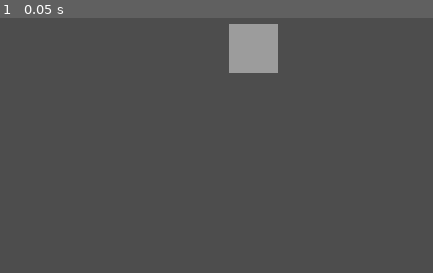
Above: before the commit, frame 1.
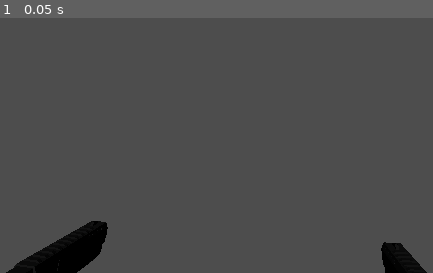
Above: after the commit, the same moment.

Repository: mpJunot/VrDuck
Game: Godot game, scene res://scenes/hunter.tscn
The game is run twice, just before and just after one commit, with the same random seed, the same clock (stepped at 60 frames per second) and the same inputs.
Inputs:
- Up to frame 1 (0.05 s): no input

The runs differ from the first frame. In frame 1, 5.5% of the frame differs, in the area x 1-99%, y 2-100%.

Commit message:
gun
gun gun

Diff:
--- a/project.godot
+++ b/project.godot
@@ -15,6 +15,10 @@
 config/features=PackedStringArray("4.2", "Forward Plus")
 config/icon="res://icon.svg"
 
+[filesystem]
+
+import/fbx/enabled=false
+
 [xr]
 
 openxr/enabled=true
--- a/scenes/hunter.tscn
+++ b/scenes/hunter.tscn
@@ -1,38 +1,32 @@
-[gd_scene load_steps=6 format=3 uid="uid://dsm7aiekhwnpx"]
+[gd_scene load_steps=3 format=3 uid="uid://b3mwtpvv1ud41"]
 
 [ext_resource type="Script" path="res://scripts/hunter.gd" id="1_88ndj"]
-
-[sub_resource type="BoxMesh" id="BoxMesh_ijogl"]
-
-[sub_resource type="BoxMesh" id="BoxMesh_r8y17"]
-
-[sub_resource type="Environment" id="Environment_6cttl"]
-
-[sub_resource type="CameraAttributesPractical" id="CameraAttributesPractical_3pnaq"]
+[ext_resource type="ArrayMesh" uid="uid://6r3xaris0rvf" path="res://assets/OBJ/Pistol_6.obj" id="2_xc072"]
 
 [node name="Hunter" type="Node3D"]
 script = ExtResource("1_88ndj")
 
-[node name="MeshInstance3D" type="MeshInstance3D" parent="."]
-transform = Transform3D(1, 0, 0, 0, 1, 0, 0, 0, 1, 0, 0, -6.5668)
-mesh = SubResource("BoxMesh_ijogl")
-
-[node name="MeshInstance3D2" type="MeshInstance3D" parent="."]
-transform = Transform3D(1, 0, 0, 0, 1, 0, 0, 0, 1, 0, 0, -11.5401)
-mesh = SubResource("BoxMesh_r8y17")
-
-[node name="WorldEnvironment" type="WorldEnvironment" parent="."]
-environment = SubResource("Environment_6cttl")
-camera_attributes = SubResource("CameraAttributesPractical_3pnaq")
-
-[node name="DirectionalLight3D" type="DirectionalLight3D" parent="WorldEnvironment"]
-
 [node name="XROrigin3D" type="XROrigin3D" parent="."]
+transform = Transform3D(-0.998734, 0.0124237, -0.0487534, 0.0214711, 0.981607, -0.189704, 0.0454997, -0.190511, -0.98063, -0.0678582, 0.450268, 2.44004)
 
 [node name="XRCamera3D" type="XRCamera3D" parent="XROrigin3D"]
+transform = Transform3D(1, 0, 0, 0, 1, 0, 0, 0, 1, 0, 1.7, 0)
 
 [node name="LeftHand" type="XRController3D" parent="XROrigin3D"]
+transform = Transform3D(1, 0, 0, 0, 1, 0, 0, 0, 1, -0.5, 1, -0.5)
 tracker = &"left_hand"
 
+[node name="MeshInstance3D" type="MeshInstance3D" parent="XROrigin3D/LeftHand"]
+transform = Transform3D(0.0170463, 0.0162934, 0.198605, -0.0438873, 0.194743, -0.0122097, -0.19438, -0.0425405, 0.0201736, -0.04, 0.0999998, -0.00500011)
+mesh = ExtResource("2_xc072")
+
 [node name="RightHand" type="XRController3D" parent="XROrigin3D"]
+transform = Transform3D(0.997461, -0.0712189, 0, 0.0712189, 0.997461, 0, 0, 0, 1, 0.398434, 1, -0.5)
 tracker = &"right_hand"
+
+[node name="MeshInstance3D" type="MeshInstance3D" parent="XROrigin3D/RightHand"]
+transform = Transform3D(0.0170463, 0.0162934, 0.198605, -0.0438873, 0.194743, -0.0122097, -0.19438, -0.0425404, 0.0201736, -0.04, 0.1, 0.099)
+mesh = ExtResource("2_xc072")
+
+[node name="DirectionalLight3D" type="DirectionalLight3D" parent="."]
+transform = Transform3D(0.998493, 0.0154759, 0.0526472, 0.00696381, -0.987387, 0.158174, 0.0544311, -0.157569, -0.986007, -0.000367761, 2.54117, -0.12218)
Binary file added: assets/FBX/Accessories/Bayonet.fbx
Binary file added: assets/FBX/Accessories/Bayonet_2.fbx
Binary file added: assets/FBX/Accessories/Bipod.fbx
Binary file added: assets/FBX/Accessories/Flashlight.fbx
Binary file added: assets/FBX/Accessories/Grip.fbx
Binary file added: assets/FBX/Accessories/Scope_1.fbx
Binary file added: assets/FBX/Accessories/Scope_2.fbx
Binary file added: assets/FBX/Accessories/Scope_3.fbx
Binary file added: assets/FBX/Accessories/Silencer_1.fbx
Binary file added: assets/FBX/Accessories/Silencer_2.fbx
Binary file added: assets/FBX/Accessories/Silencer_3.fbx
Binary file added: assets/FBX/Accessories/Silencer_Short.fbx
(and 266 more such lines)
